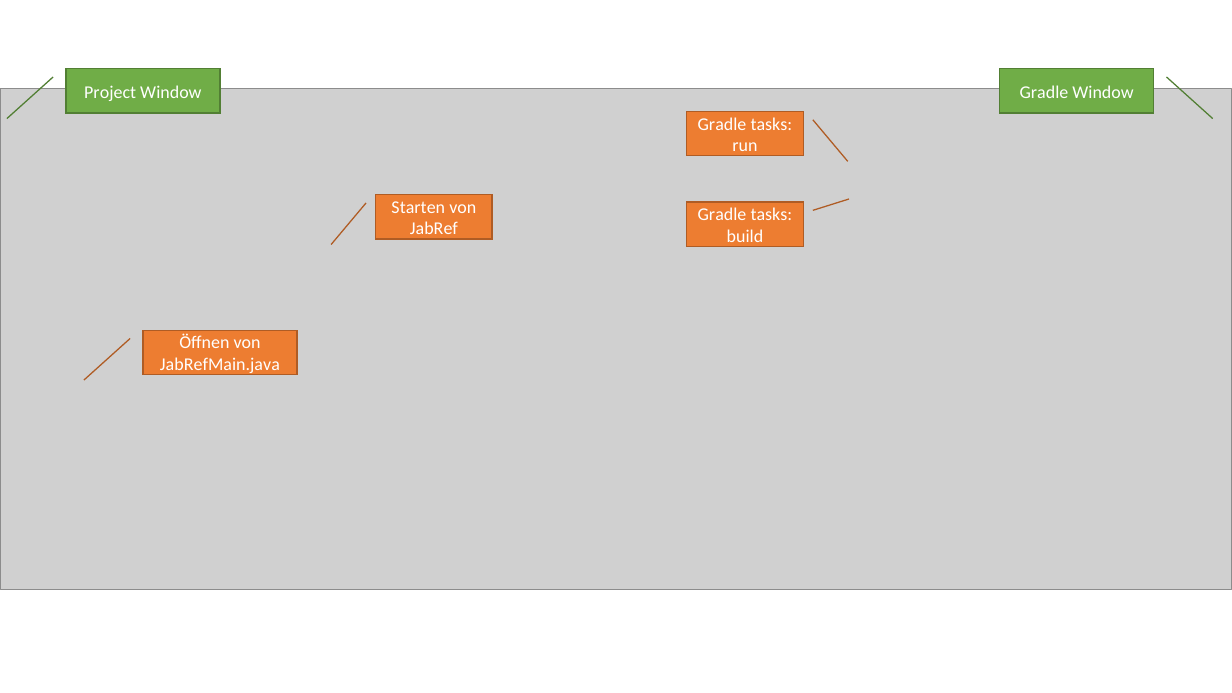
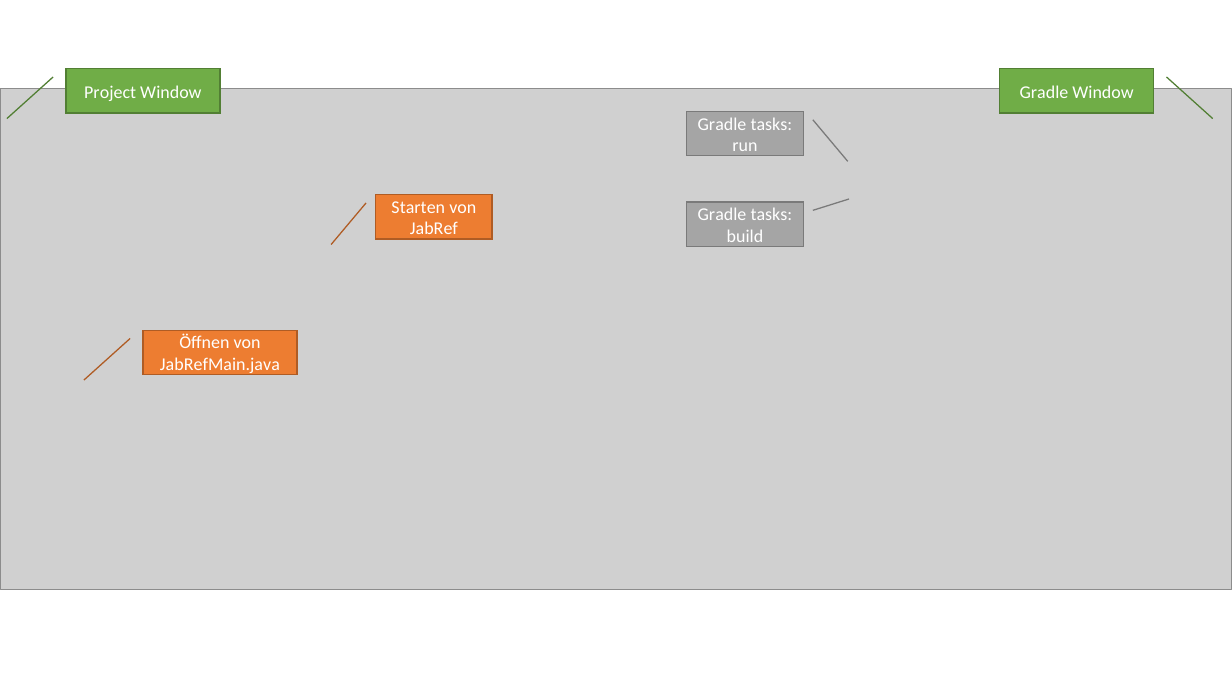
Before and after one commit to unibas-marcelluethi/software-engineering, a slide deck: slide 1 of docs/exercises/images/graphics.pptx. Drawn at 1232x693 pixels with LibreOffice and Linux fonts; fonts in the diff are those of the drawing; grey boxes stand for pictures. Boxes give left, top, right and bottom in pixels: in the first picture for what was removed or moved away, otherwise in the second. Text is boxed around its words. In the diff, an @@ line names an element or a change of style, - is before the commit and + after.

```diff
--- a/docs/exercises/images/graphics.pptx
+++ b/docs/exercises/images/graphics.pptx
@@ border callout "Gradle tasks: run" at (687,112,803,156): fill #ED7D31 to #A5A5A5; outline #AF5C24 1 pt to #7A7A7A 1 pt @@
@@ border callout "Gradle tasks: build" at (687,202,803,247): fill #ED7D31 to #A5A5A5; outline #AF5C24 1 pt to #7A7A7A 1 pt @@
```
Also in this commit, not shown: 2 slides added, 5 other files.
